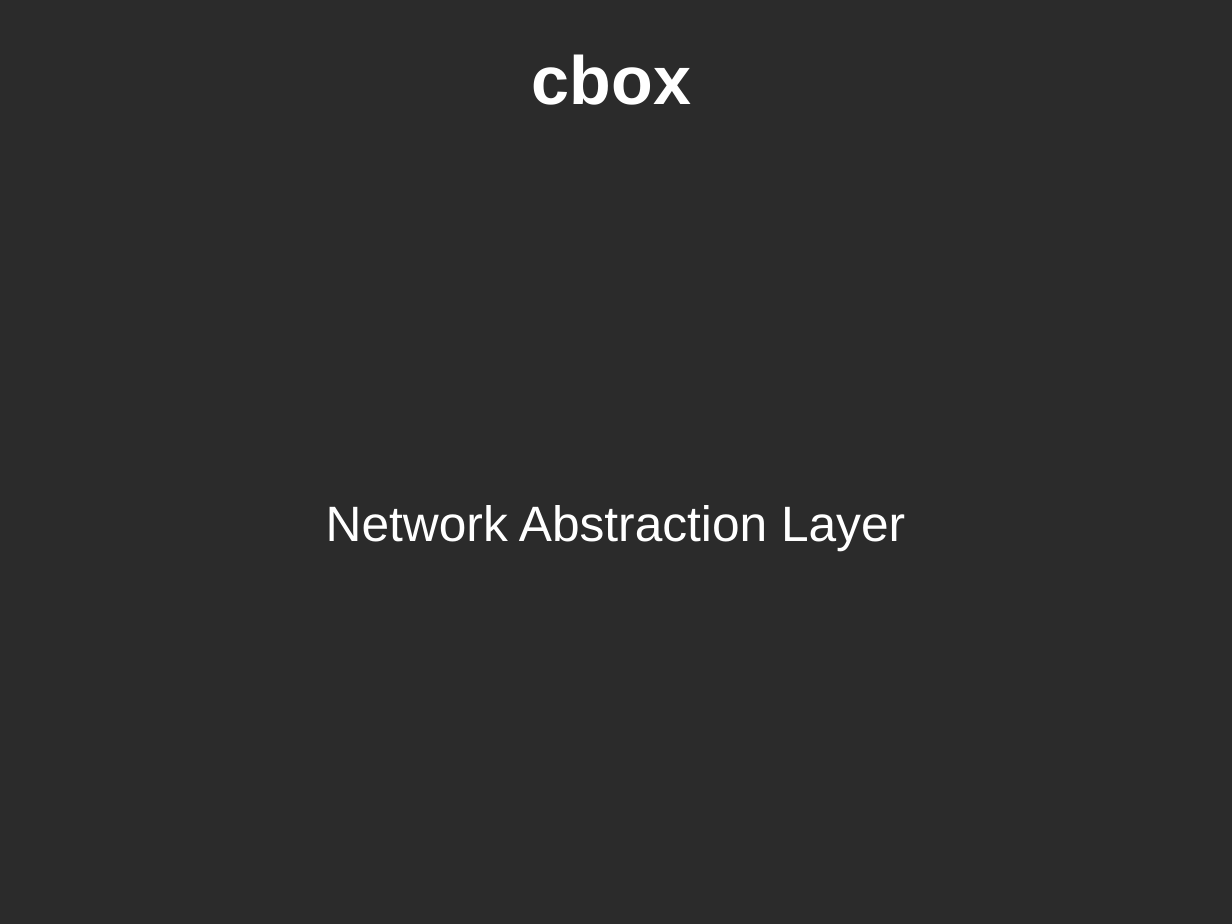
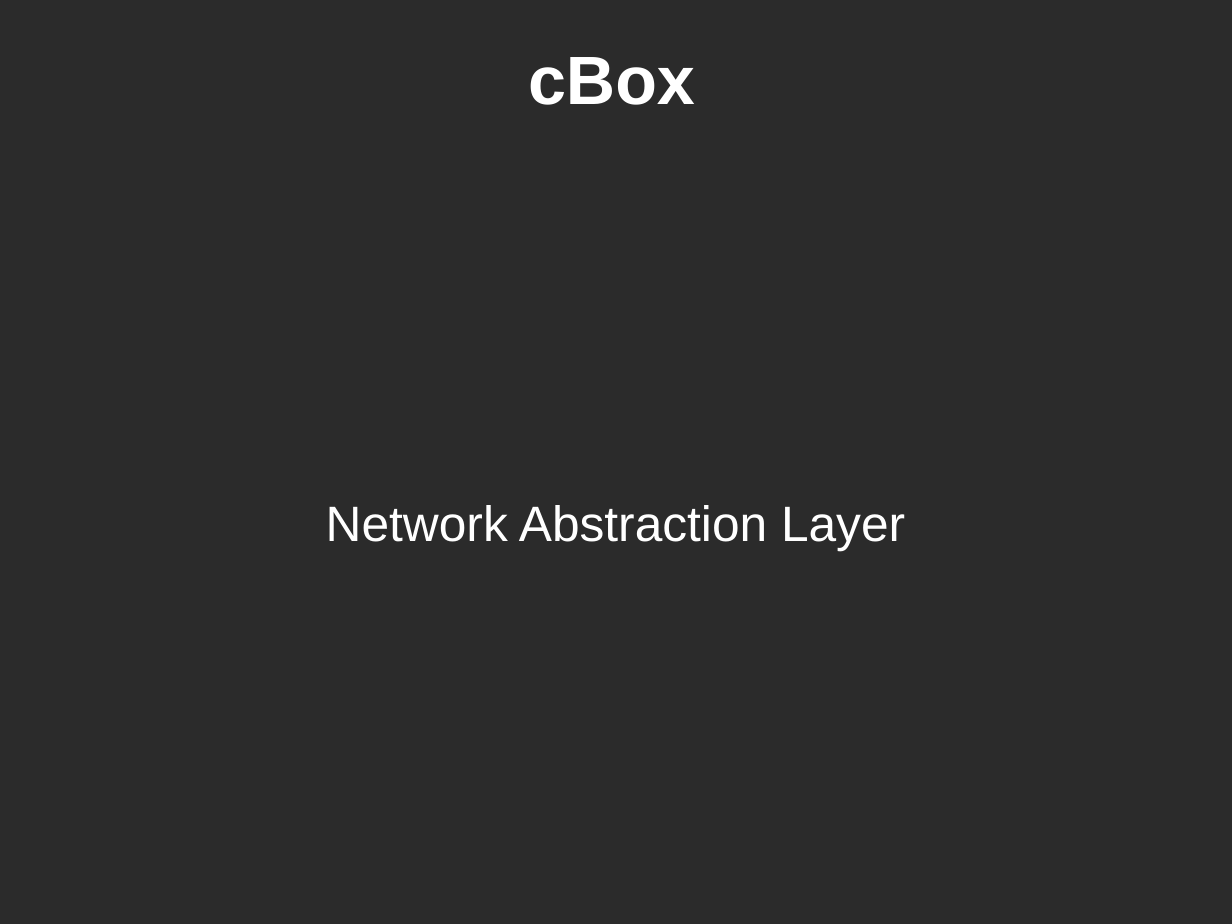
Before and after one commit to CEID-DS/cbox, a slide deck: slide 41 of doc/fosscomm/fosscomm_finalv1.odp. Drawn at 1232x924 pixels with LibreOffice and Linux fonts; fonts in the diff are those of the drawing; background and template pictures are left out; a plain dark background stands for a picture behind light text. Boxes give left, top, right and bottom in pixels: in the first picture for what was removed or moved away, otherwise in the second. Text is boxed around its words. In the diff, an @@ line names an element or a change of style, - is before the commit and + after.

```diff
--- a/doc/fosscomm/fosscomm_finalv1.odp
+++ b/doc/fosscomm/fosscomm_finalv1.odp
@@ title at (528,57,695,105): text changed @@
-cbox
+cBox
```
Also in this commit, not shown: 5 other slides changed.
